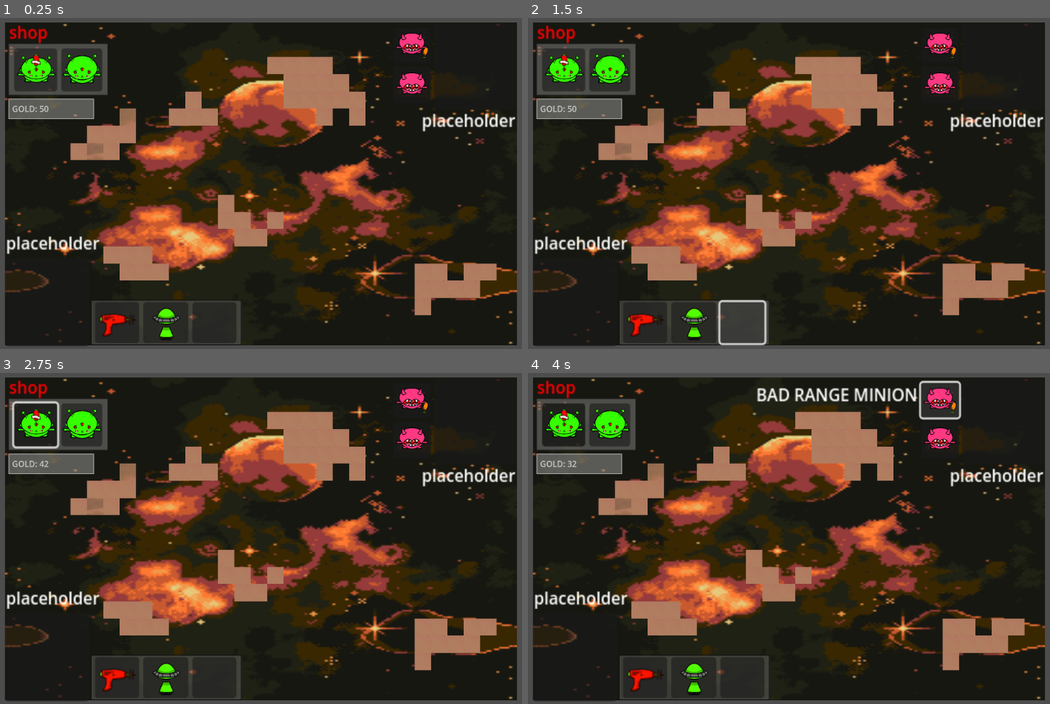
Above: before the commit, frames 1-4 (two rows, left to right).
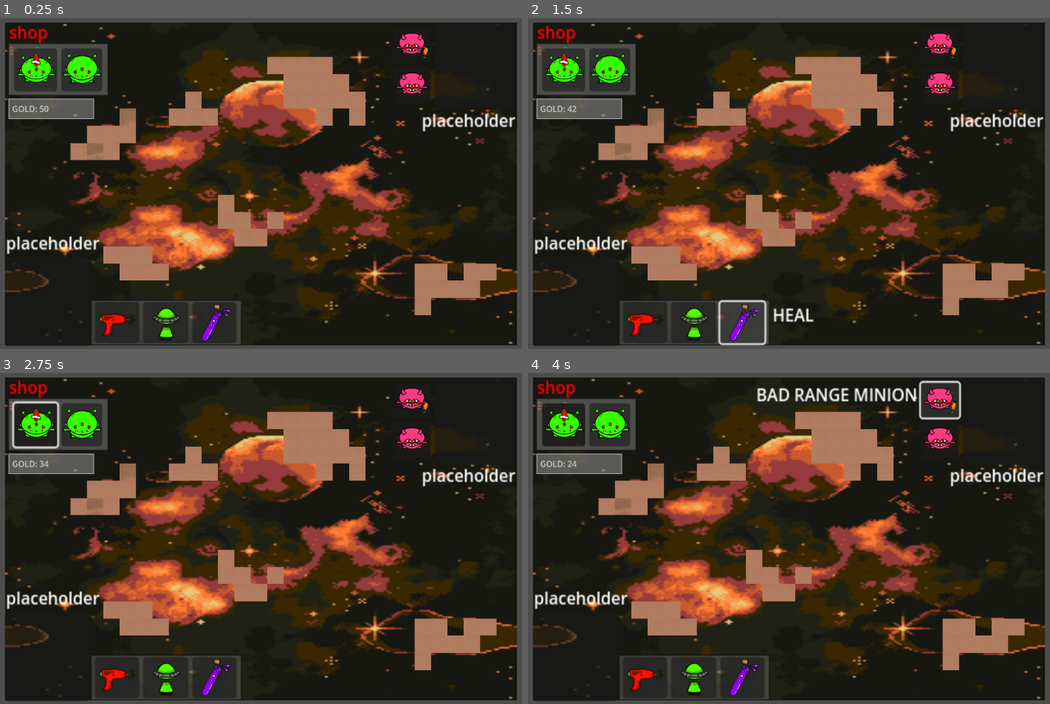
Above: after the commit, the same moments.

Repository: holonkai/GAMEJAM
Game: Godot game, scene res://GAMEJAM-main/main-ui/node_2d.tscn
The game is run twice, just before and just after one commit, with the same random seed, the same clock (stepped at 60 frames per second) and the same inputs.
Inputs (mouse positions are in pixels of both pictures, inside the frame that each line leads up to):
- Up to frame 1 (0.25 s): no input
- Up to frame 2 (1.5 s): click (742, 322) at 0.52 s; click (742, 322) at 1.25 s, where only the run after the commit has a clickable "HEAL"
- Up to frame 3 (2.75 s): click "R" at 2 s
- Up to frame 4 (4 s): click "M" at 2.75 s; click (940, 399) at 3.5 s

The runs differ from the first frame. In frame 1, 0.2% of the frame differs, in the area x 38-44%, y 86-98%; in frame 2, 0.4%, in the area x 7-55%, y 26-98%; in frame 3, 0.2%; in frame 4, 0.2%.

Commit message:
new icon "vile" for health

Diff:
--- a/GAMEJAM-main/main-ui/node_2d.tscn
+++ b/GAMEJAM-main/main-ui/node_2d.tscn
@@ -9,6 +9,7 @@
 [ext_resource type="Texture2D" uid="uid://dueb0emu6agy2" path="res://GAMEJAM-main/main-ui/Untitled_2.png" id="5_kdubu"]
 [ext_resource type="Texture2D" uid="uid://001mhdv7my7w" path="res://GAMEJAM-main/main-ui/gun3.png" id="6_d21ai"]
 [ext_resource type="Texture2D" uid="uid://4u8lbih57n0m" path="res://Sprites/onfieldmeleeminion.png" id="6_o3b0i"]
+[ext_resource type="Texture2D" uid="uid://br7jc0yt7pps0" path="res://Sprites/vile.png" id="7_326c1"]
 
 [sub_resource type="StyleBoxFlat" id="StyleBoxFlat_q6r6c"]
 bg_color = Color(0.615686, 0.615686, 0.615686, 0.403922)
@@ -588,10 +589,26 @@
 offset_right = 142.0
 offset_bottom = 40.0
 
-[node name="Button" type="Button" parent="mainUI/background/skills/VBoxContainer"]
+[node name="vile" type="Button" parent="mainUI/background/skills/VBoxContainer"]
 layout_mode = 2
 size_flags_vertical = 3
 size_flags_stretch_ratio = 20.0
+
+[node name="TextureRect" type="TextureRect" parent="mainUI/background/skills/VBoxContainer/vile"]
+layout_mode = 0
+offset_left = -0.5
+offset_top = -6.3496
+offset_right = 150.5
+offset_bottom = 160.65
+scale = Vector2(0.3, 0.3)
+texture = ExtResource("7_326c1")
+
+[node name="VilePopup" type="Label" parent="mainUI/background/skills/VBoxContainer/vile"]
+layout_mode = 0
+offset_left = 51.0
+offset_top = -0.174588
+offset_right = 91.0
+offset_bottom = 22.8254
 
 [node name="VBoxContainer2" type="VBoxContainer" parent="mainUI/background/skills"]
 layout_mode = 0
@@ -659,5 +676,6 @@
 [connection signal="button_down" from="mainUI/background/LittleGuyEconomy/shopbox2/melee minion" to="mainUI" method="_on_melee_minion_button_down"]
 [connection signal="button_down" from="mainUI/background/bigguy/evilrangeminion/evil range minion" to="mainUI" method="_on_evil_range_minion_button_down"]
 [connection signal="button_down" from="mainUI/background/bigguy/evilmeleeminion/evil melee minion" to="mainUI" method="_on_evil_melee_minion_button_down"]
+[connection signal="button_down" from="mainUI/background/skills/VBoxContainer/vile" to="mainUI" method="_on_vile_button_down"]
 [connection signal="button_down" from="mainUI/background/skills/VBoxContainer2/buttonult" to="mainUI" method="_on_buttonult_button_down"]
 [connection signal="button_down" from="mainUI/background/skills/VBoxContainer3/Buttonskill" to="mainUI" method="_on_buttonskill_button_down"]
--- a/Scripts/main_ui.gd
+++ b/Scripts/main_ui.gd
@@ -125,3 +125,23 @@
 	await get_tree().create_timer(0.5).timeout
 
 	evil_melee_minion_pop_up.visible = false
+
+
+@onready var vile_pop_up = $background/skills/VBoxContainer/vile/VilePopup
+func _on_vile_button_down() -> void:
+	var cost = 4
+	if gold >= cost:
+		gold -= cost
+		update_gold_display()
+
+		vile_pop_up.text = "HEAL"
+		vile_pop_up.visible = true
+
+		await get_tree().create_timer(0.5).timeout
+		vile_pop_up.visible = false
+	else:
+		vile_pop_up.text = "UR POOR"
+		vile_pop_up.visible = true
+
+		await get_tree().create_timer(0.5).timeout
+		vile_pop_up.visible = false
Not shown: 1 places in GAMEJAM-main/main-ui/node_2d.tscn that only renumber resources
Binary file added: Sprites/vile.png
Not shown, added: Sprites/vile.png.import
